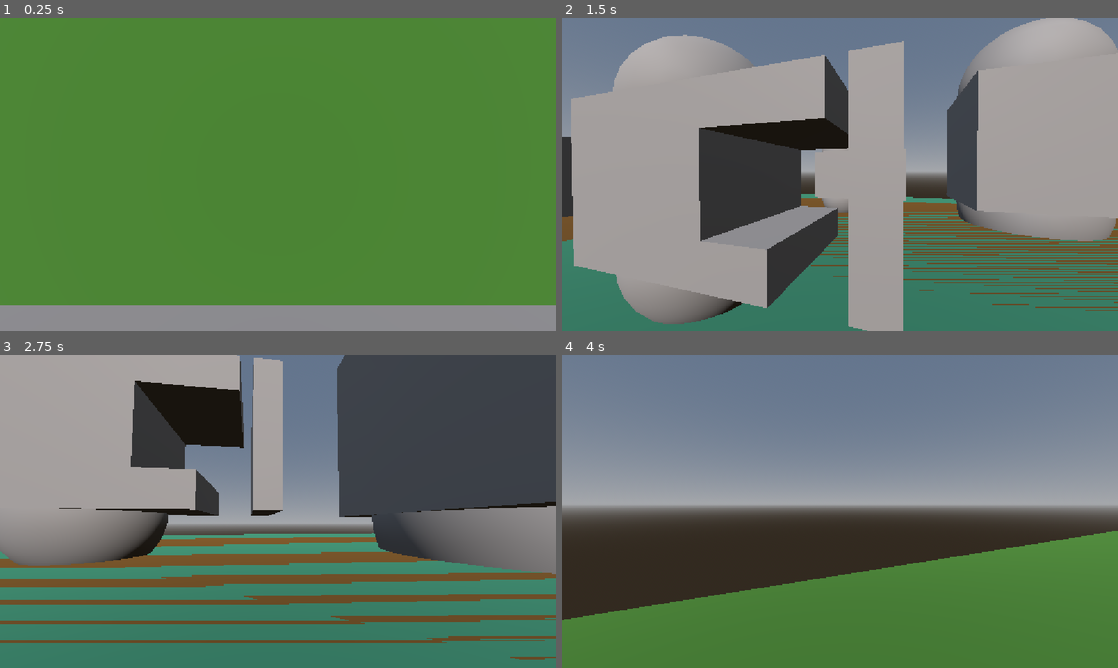
Above: before the commit, frames 1-4 (two rows, left to right).
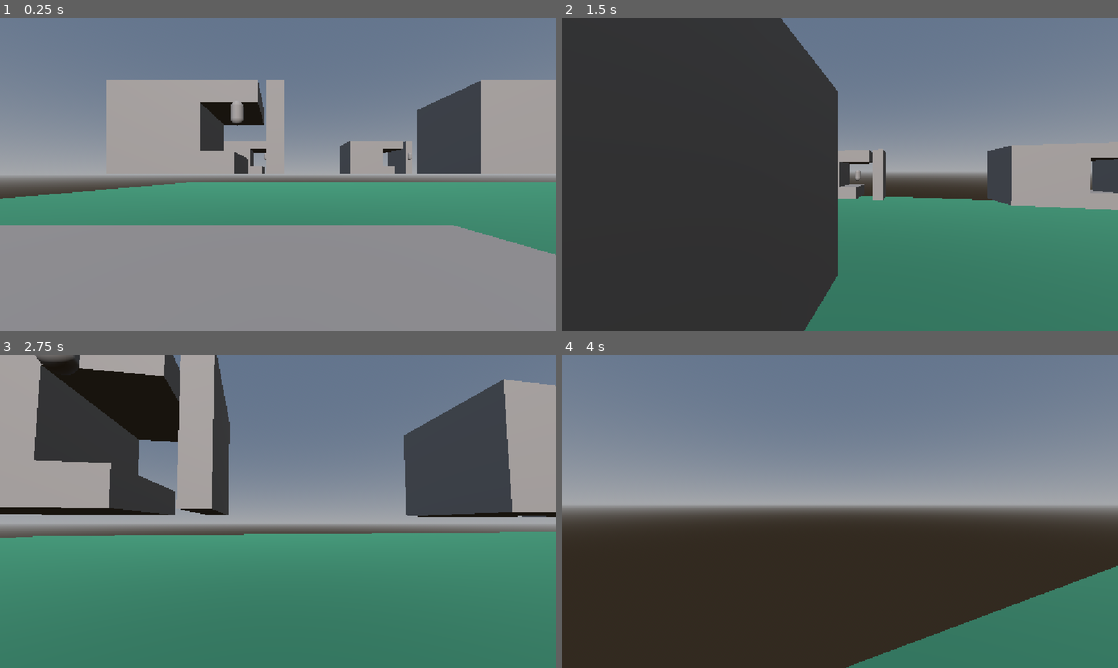
Above: after the commit, the same moments.

Repository: StevenChurchill671/GodotMedieval
Game: Godot game, scene res://root.tscn
Same seed, same stepped clock (60 frames per second), same inputs: the game is played once before the commit and once after it.
Inputs (mouse positions are in pixels of both pictures, inside the frame that each line leads up to):
- Up to frame 1 (0.25 s): no input
- Up to frame 2 (1.5 s): tap Enter at 0.5 s; move the mouse to (867, 174) at 0.52 s; hold C (crouch) 0.53-1.28 s; hold W (up) from 0.53 s (still down); tap Space (jump) at 0.77 s; move the mouse to (812, 174) at 1.27 s; tap C (crouch) at 1.35 s
- Up to frame 3 (2.75 s): keep holding W (up); tap Space (jump) at 1.52 s; move the mouse to (289, 505) at 2.02 s; hold C (crouch) from 2.03 s (still down)
- Up to frame 4 (4 s): keep holding W (up); move the mouse to (834, 517) at 2.77 s; release C (crouch) at 2.78 s; tap C (crouch) at 2.85 s; tap Space (jump) at 3.02, 3.77 s; move the mouse to (878, 514) at 3.52 s; hold C (crouch) from 3.53 s (still down)

The runs differ from the first frame. In frame 1, 92% of the frame differs, in the area x 0-100%, y 0-92%; in frame 2, 68%; in frame 3, 48%; in frame 4, 30%.

Commit message:
Add files via upload

Diff:
--- a/politicalweight/Areas/inithousearea.gd
+++ b/politicalweight/Areas/inithousearea.gd
@@ -1,9 +1,10 @@
 extends Area3D
 
-var containedHouse
+var containedStructure
+var isActive = false
 
 func replaceStructure(newStructure):
-	containedHouse = newStructure
+	containedStructure = newStructure
 	if get_child_count()> 1:
 		get_child(1).queue_free()
 		add_child(newStructure)
--- a/politicalweight/Areas/initousingloc.gd
+++ b/politicalweight/Areas/initousingloc.gd
@@ -1,7 +1,16 @@
 extends Node3D
 var localHousingAreas =[]
+
+
+
 func _ready():
-	var localHousingAreas = [get_child(1),get_child(2),get_child(3),get_child(4),get_child(5),get_child(6)]
+	iterateThroughAreas()
 func passHousingAreas():
-	var localHousingAreas = [get_child(1),get_child(2),get_child(3),get_child(4),get_child(5),get_child(6)]
+	iterateThroughAreas()
 	return localHousingAreas
+
+func iterateThroughAreas():
+	var childrenArray = get_children()
+	for child in childrenArray:
+		if child.has_method("replaceStructure"):
+			localHousingAreas.append(child)
--- a/politicalweight/Areas/initousingloc.tscn
+++ b/politicalweight/Areas/initousingloc.tscn
@@ -26,19 +26,49 @@
 surface_material_override/0 = SubResource("StandardMaterial3D_yf5fn")
 
 [node name="inithousearea" parent="." unique_id=1893808890 instance=ExtResource("2_gcdfv")]
-transform = Transform3D(1, 0, 0, 0, 1, 0, 0, 0, 1, 8.02, 2, -9.893)
+transform = Transform3D(0.5, 0, 0, 0, 0.5, 0, 0, 0, 0.5, -10, 1.25, -10)
 
-[node name="inithousearea2" parent="." unique_id=158735141 instance=ExtResource("2_gcdfv")]
-transform = Transform3D(1, 0, 0, 0, 1, 0, 0, 0, 1, 7.998, 2, 0)
+[node name="inithousearea2" parent="." unique_id=2064908071 instance=ExtResource("2_gcdfv")]
+transform = Transform3D(0.5, 0, 0, 0, 0.5, 0, 0, 0, 0.5, -10, 1.25, -4)
 
-[node name="inithousearea3" parent="." unique_id=1030322278 instance=ExtResource("2_gcdfv")]
-transform = Transform3D(1, 0, 0, 0, 1, 0, 0, 0, 1, -4.187, 2, 0)
+[node name="inithousearea3" parent="." unique_id=295595486 instance=ExtResource("2_gcdfv")]
+transform = Transform3D(0.5, 0, 0, 0, 0.5, 0, 0, 0, 0.5, -4, 1.25, -4)
 
-[node name="inithousearea4" parent="." unique_id=1465516833 instance=ExtResource("2_gcdfv")]
-transform = Transform3D(1, 0, 0, 0, 1, 0, 0, 0, 1, -4.339, 2, 9.643)
+[node name="inithousearea4" parent="." unique_id=1955866672 instance=ExtResource("2_gcdfv")]
+transform = Transform3D(0.5, 0, 0, 0, 0.5, 0, 0, 0, 0.5, -4, 1.25, -10)
 
-[node name="inithousearea5" parent="." unique_id=1404192634 instance=ExtResource("2_gcdfv")]
-transform = Transform3D(1, 0, 0, 0, 1, 0, 0, 0, 1, 7.992089, 2, 9.643)
+[node name="inithousearea5" parent="." unique_id=1892905652 instance=ExtResource("2_gcdfv")]
+transform = Transform3D(0.5, 0, 0, 0, 0.5, 0, 0, 0, 0.5, -10, 1.25, 4.58409)
 
-[node name="inithousearea6" parent="." unique_id=72454680 instance=ExtResource("2_gcdfv")]
-transform = Transform3D(1, 0, 0, 0, 1, 0, 0, 0, 1, -4.339, 2, -9.679387)
+[node name="inithousearea6" parent="." unique_id=994085761 instance=ExtResource("2_gcdfv")]
+transform = Transform3D(0.5, 0, 0, 0, 0.5, 0, 0, 0, 0.5, -10, 1.25, 10.58409)
+
+[node name="inithousearea7" parent="." unique_id=1153171205 instance=ExtResource("2_gcdfv")]
+transform = Transform3D(0.5, 0, 0, 0, 0.5, 0, 0, 0, 0.5, -4, 1.25, 10.58409)
+
+[node name="inithousearea8" parent="." unique_id=2061431522 instance=ExtResource("2_gcdfv")]
+transform = Transform3D(0.5, 0, 0, 0, 0.5, 0, 0, 0, 0.5, -4, 1.25, 4.58409)
+
+[node name="inithousearea9" parent="." unique_id=1141618550 instance=ExtResource("2_gcdfv")]
+transform = Transform3D(0.5, 0, 0, 0, 0.5, 0, 0, 0, 0.5, 3.7274723, 1.25, -10)
+
+[node name="inithousearea10" parent="." unique_id=456025061 instance=ExtResource("2_gcdfv")]
+transform = Transform3D(0.5, 0, 0, 0, 0.5, 0, 0, 0, 0.5, 3.7274723, 1.25, -4)
+
+[node name="inithousearea11" parent="." unique_id=541024261 instance=ExtResource("2_gcdfv")]
+transform = Transform3D(0.5, 0, 0, 0, 0.5, 0, 0, 0, 0.5, 9.727472, 1.25, -4)
+
+[node name="inithousearea12" parent="." unique_id=1618703890 instance=ExtResource("2_gcdfv")]
+transform = Transform3D(0.5, 0, 0, 0, 0.5, 0, 0, 0, 0.5, 9.727472, 1.25, -10)
+
+[node name="inithousearea13" parent="." unique_id=1094842199 instance=ExtResource("2_gcdfv")]
+transform = Transform3D(0.5, 0, 0, 0, 0.5, 0, 0, 0, 0.5, 3.7274723, 1.25, 4.5183277)
+
+[node name="inithousearea14" parent="." unique_id=141746350 instance=ExtResource("2_gcdfv")]
+transform = Transform3D(0.5, 0, 0, 0, 0.5, 0, 0, 0, 0.5, 3.7274723, 1.25, 10.518328)
+
+[node name="inithousearea15" parent="." unique_id=1567851832 instance=ExtResource("2_gcdfv")]
+transform = Transform3D(0.5, 0, 0, 0, 0.5, 0, 0, 0, 0.5, 9.727472, 1.25, 10.518328)
+
+[node name="inithousearea16" parent="." unique_id=710590935 instance=ExtResource("2_gcdfv")]
+transform = Transform3D(0.5, 0, 0, 0, 0.5, 0, 0, 0, 0.5, 9.727472, 1.25, 4.5183277)
--- a/politicalweight/Player/player_test.gd
+++ b/politicalweight/Player/player_test.gd
@@ -6,7 +6,7 @@
 @onready
 var collisionShape = get_child(1)
 var stamina =  0
-var maxStamina =   20
+var maxStamina =   100
 @export var speed = 8.0 # Movement speed
 var originalSpeed = speed
 @export var gravity = 50.0 # Gravity
--- a/politicalweight/Player/player_test.tscn
+++ b/politicalweight/Player/player_test.tscn
@@ -7,7 +7,7 @@
 [sub_resource type="CapsuleMesh" id="CapsuleMesh_g4v7s"]
 
 [node name="PlayerTest" type="CharacterBody3D" unique_id=417253258]
-transform = Transform3D(0.5, 0, 0, 0, 0.5, 0, 0, 0, 0.5, 0, 0, 0)
+transform = Transform3D(0.25, 0, 0, 0, 0.25, 0, 0, 0, 0.25, 0, 0, 0)
 script = ExtResource("1_xys6k")
 
 [node name="Camera3D" type="Camera3D" parent="." unique_id=1508876560]
--- /dev/null
+++ b/politicalweight/field_area.gd
@@ -0,0 +1,20 @@
+##Area of medium size, ideally could contain
+## a field
+class_name fieldArea
+extends Area3D
+
+##Used to determine which size of an area
+##can be built upon - specifically this determines
+##that this area is active as buildable
+##or not
+var isActive = false
+
+var containedStructure
+
+func replaceStructure(newStructure):
+	containedStructure = newStructure
+	if get_child_count()> 1:
+		get_child(1).queue_free()
+		add_child(newStructure)
+	else:
+		add_child(newStructure)
--- a/politicalweight/field_area.tscn
+++ b/politicalweight/field_area.tscn
@@ -1,14 +1,17 @@
 [gd_scene format=3 uid="uid://3iuv6knkvth1"]
 
+[ext_resource type="Script" uid="uid://lwp3iww0ahbk" path="res://field_area.gd" id="1_fbbje"]
+
 [sub_resource type="BoxMesh" id="BoxMesh_g4v7s"]
-size = Vector3(1.9731445, 0.6508789, 4.1533203)
+size = Vector3(1.9731445, 0.55444336, 4.1533203)
 
 [sub_resource type="StandardMaterial3D" id="StandardMaterial3D_yf5fn"]
 albedo_color = Color(0.24224862, 0.47950482, 0.15645, 1)
 
 [node name="fieldArea" type="Area3D" unique_id=1855100109]
+script = ExtResource("1_fbbje")
 
 [node name="MeshInstance3D" type="MeshInstance3D" parent="." unique_id=493510562]
-transform = Transform3D(12, 0, 0, 0, 12, 0, 0, 0, 12, 0.48657227, 1.8662109, -1.5766602)
+transform = Transform3D(11, 0, 0, 0, 11, 0, 0, 0, 11, 0, 0.5786133, 0)
 mesh = SubResource("BoxMesh_g4v7s")
 surface_material_override/0 = SubResource("StandardMaterial3D_yf5fn")
--- a/politicalweight/field_one.gd
+++ b/politicalweight/field_one.gd
@@ -1,3 +1,6 @@
+##A base floor which contains 4 medium
+## field_areas or 8 small inithouseareas
+class_name fieldOne
 extends Node3D
 
 var localHousingAreas =[]
--- a/politicalweight/field_one.tscn
+++ b/politicalweight/field_one.tscn
@@ -18,7 +18,7 @@
 [node name="StaticBody3D" type="StaticBody3D" parent="." unique_id=1472931639]
 
 [node name="MeshInstance3D" type="MeshInstance3D" parent="StaticBody3D" unique_id=755332673]
-transform = Transform3D(52.302464, 0, 0, 0, 1.069479, 0, 0, 0, 25.486343, 0.0041241646, 0, 0)
+transform = Transform3D(52, 0, 0, 0, 1.063, 0, 0, 0, 25.339, 0, 0, 0)
 mesh = SubResource("PlaneMesh_g4v7s")
 surface_material_override/0 = SubResource("StandardMaterial3D_yf5fn")
 
@@ -40,7 +40,7 @@
 transform = Transform3D(1, 0, 0, 0, 1, 0, 0, 0, 1, -8.786546, 2.5000038, -20.322525)
 
 [node name="fieldArea" parent="." unique_id=1855100109 instance=ExtResource("2_mcvmn")]
-transform = Transform3D(-4.371139e-08, 0, 1, 0, 1, 0, -1, 0, -4.371139e-08, -25.978537, 1.3236504, -12.821494)
+transform = Transform3D(-4.371139e-08, 0, 1, 0, 1, 0, -1, 0, -4.371139e-08, -25.979, 2, -12.851)
 
 [node name="inithousearea5" parent="." unique_id=2046400611 instance=ExtResource("1_43gsj")]
 transform = Transform3D(1, 0, 0, 0, 1, 0, 0, 0, 1, -9.1214485, 2.5, -9.734786)
@@ -127,10 +127,10 @@
 transform = Transform3D(1, 0, 0, 0, 1, 0, 0, 0, 1, 6.879387, 2.5000038, -7.9263725)
 
 [node name="fieldArea2" parent="." unique_id=1373550262 instance=ExtResource("2_mcvmn")]
-transform = Transform3D(-4.371139e-08, 0, 1, 0, 1, 0, -1, 0, -4.371139e-08, 28.419598, 2.0390625, -12.181585)
+transform = Transform3D(-4.371139e-08, 0, 1, 0, 1, 0, -1, 0, -4.371139e-08, 27.631, 2, -12.182)
 
 [node name="fieldArea3" parent="." unique_id=456606633 instance=ExtResource("2_mcvmn")]
-transform = Transform3D(-4.371139e-08, 0, 1, 0, 1, 0, -1, 0, -4.371139e-08, 28.2669, 2.0390625, 12.854284)
+transform = Transform3D(-4.371139e-08, 0, 1, 0, 1, 0, -1, 0, -4.371139e-08, 27.763, 2, 12.854)
 
 [node name="fieldArea4" parent="." unique_id=786889867 instance=ExtResource("2_mcvmn")]
-transform = Transform3D(-4.371139e-08, 0, 1, 0, 1, 0, -1, 0, -4.371139e-08, -25.356274, 2.0390549, 13.026787)
+transform = Transform3D(-4.371139e-08, 0, 1, 0, 1, 0, -1, 0, -4.371139e-08, -26.187, 2, 13.027)
--- a/politicalweight/initialisers/houseinitialiser.gd
+++ b/politicalweight/initialisers/houseinitialiser.gd
@@ -1,7 +1,8 @@
 extends Node
 ## Preloads houseOne.
 var houseOne : PackedScene = preload("res://housing/houseone.tscn")
-
+##
+var sheepField
 func startMap(location):
 	for houseArea in location.passHousingAreas():
 		houseArea.get_child(0).hide()
@@ -23,4 +24,5 @@
 func testVillager(house):
 	person = personScene.instantiate()
 	house.add_child(person)
+	person.position += Vector3(1,0,1)
 	person.applyHouse(house)
--- a/politicalweight/initialisers/location_initialiser.gd
+++ b/politicalweight/initialisers/location_initialiser.gd
@@ -38,7 +38,7 @@
 
 	localMovement = fieldOneLocation.instantiate()
 	add_child(localMovement)
-	localMovement.position = Vector3(30,0,0)
+	localMovement.position = Vector3(95,0,0)
 	locationStorage.append(localMovement)
 
 	return getLocationStorage()
--- a/politicalweight/person.tscn
+++ b/politicalweight/person.tscn
@@ -10,4 +10,5 @@
 [node name="NavigationAgent3D" type="NavigationAgent3D" parent="." unique_id=458264323]
 
 [node name="MeshInstance3D" type="MeshInstance3D" parent="." unique_id=485357418]
+transform = Transform3D(0.1, 0, 0, 0, 0.1, 0, 0, 0, 0.1, 0, 0, 0)
 mesh = SubResource("CapsuleMesh_yf5fn")
--- /dev/null
+++ b/politicalweight/structure_type.gd
@@ -0,0 +1,4 @@
+class_name structureType
+extends Node
+
+var store = ["small", "medium", "large"]
--- /dev/null
+++ b/politicalweight/structure_type.tscn
@@ -0,0 +1,6 @@
+[gd_scene format=3 uid="uid://nhl7a52b2rtu"]
+
+[ext_resource type="Script" uid="uid://5xewacstmsqy" path="res://structure_type.gd" id="1_tpy54"]
+
+[node name="structureType" type="Node" unique_id=2085984754]
+script = ExtResource("1_tpy54")
Not shown, added: politicalweight/field_area.gd.uid
Not shown, added: politicalweight/structure_type.gd.uid
